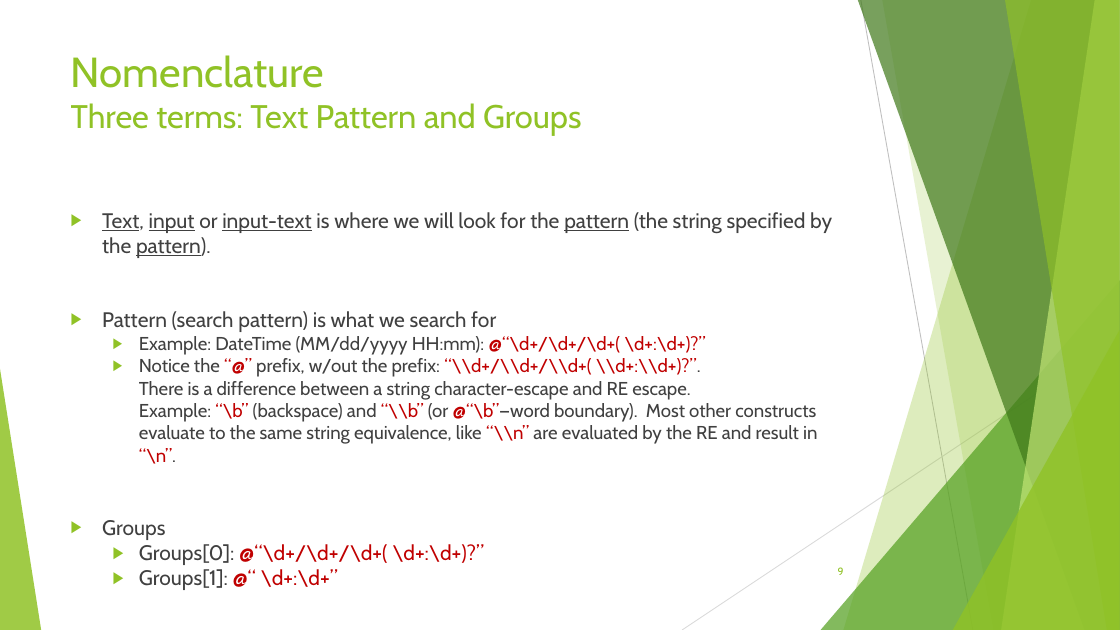
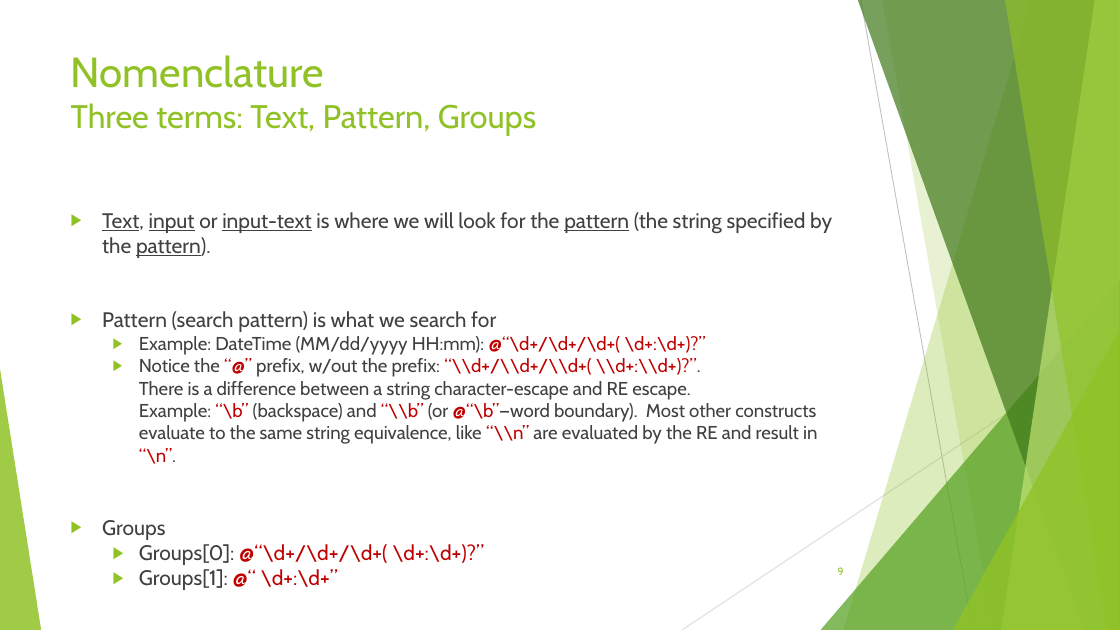
Before and after one commit to avifarah/RegularExpressionsTalk, a slide deck: slide 9 of Regular expression.pptx. Drawn at 1120x630 pixels with LibreOffice and Linux fonts; fonts in the diff are those of the drawing. Boxes give left, top, right and bottom in pixels: in the first picture for what was removed or moved away, otherwise in the second. Text is boxed around its words. In the diff, an @@ line names an element or a change of style, - is before the commit and + after.

```diff
--- a/Regular expression.pptx
+++ b/Regular expression.pptx
@@ title at (71, 55, 537, 136): text changed @@
-Nomenclature
-Three terms: Text Pattern and Groups
+Nomenclature
+Three terms: Text, Pattern, Groups
```
Also in this commit, not shown: 7 other slides changed.
